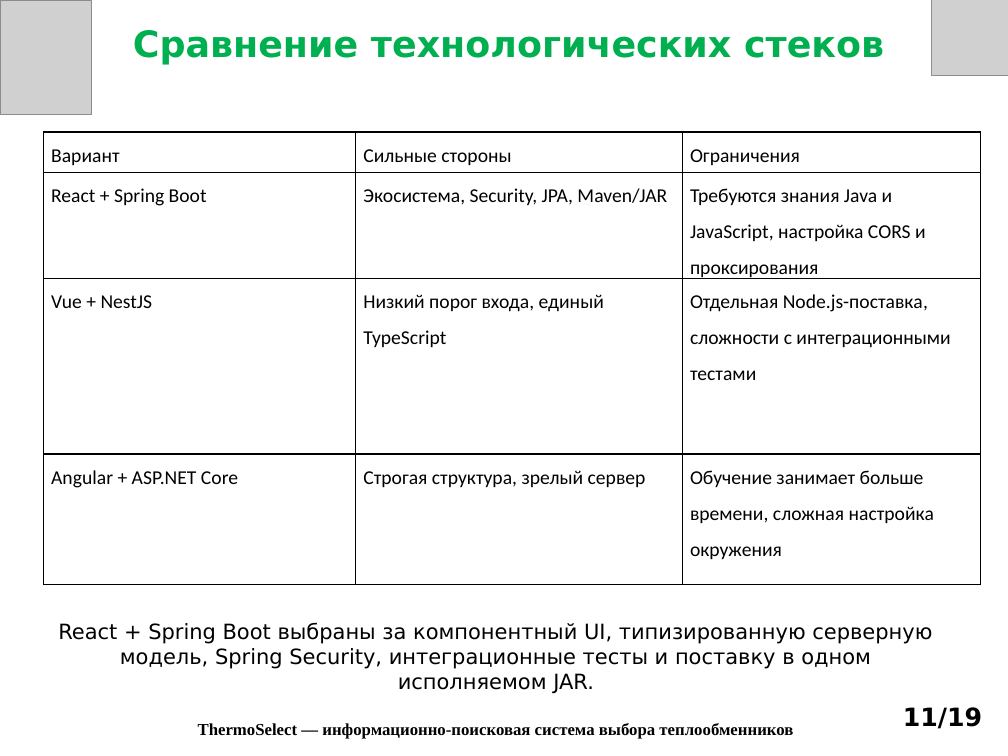
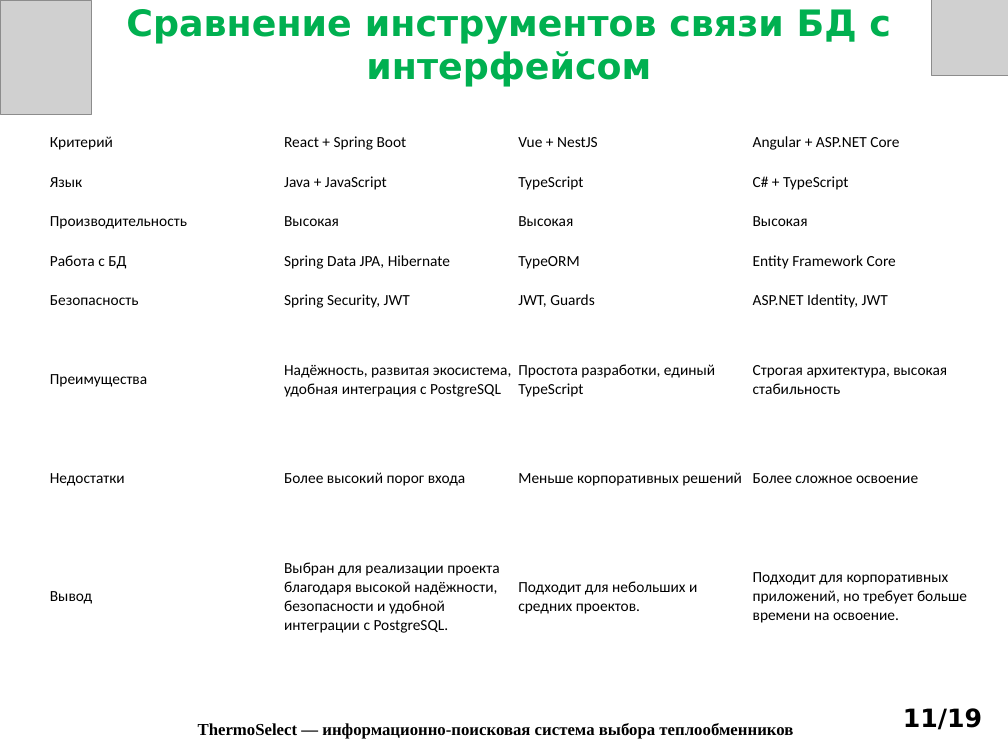
Before and after one commit to Bruh9797/Practice, a slide deck: slide 11 of Презентация_к_защите_ThermoSelect.pptx. Drawn at 1008x756 pixels with LibreOffice and Linux fonts; fonts in the diff are those of the drawing; grey boxes stand for pictures. Boxes give left, top, right and bottom in pixels: in the first picture for what was removed or moved away, otherwise in the second. Text is boxed around its words. In the diff, an @@ line names an element or a change of style, - is before the commit and + after.

```diff
--- a/Презентация_к_защите_ThermoSelect.pptx
+++ b/Презентация_к_защите_ThermoSelect.pptx
@@ text at (126,9,891,87): text changed @@
-Сравнение технологических стеков
+Сравнение инструментов связи БД с интерфейсом
@@ table removed at (43,132,980,564), 4 rows, 3 columns @@
-Вариант | Сильные стороны | Ограничения
-React + Spring Boot | Экосистема, Security, JPA, Maven/JAR | Требуются знания Java и JavaScript, настройка CORS и проксирования
-Vue + NestJS | Низкий порог входа, единый TypeScript | Отдельная Node.js-поставка, сложности с интеграционными тестами
-Angular + ASP.NET Core | Строгая структура, зрелый сервер | Обучение занимает больше времени, сложная настройка окружения
@@ table added at (49,123,985,675), 8 rows, 4 columns @@
+Критерий | React + Spring Boot | Vue + NestJS | Angular + ASP.NET Core
+Язык | Java + JavaScript | TypeScript | C# + TypeScript
+Производительность | Высокая | Высокая | Высокая
+Работа с БД | Spring Data JPA, Hibernate | TypeORM | Entity Framework Core
+Безопасность | Spring Security, JWT | JWT, Guards | ASP.NET Identity, JWT
+Преимущества | Надёжность, развитая экосистема, удобная интеграция с PostgreSQL | Простота разработки, единый TypeScript | Строгая архитектура, высокая стабильность
+Недостатки | Более высокий порог входа | Меньше корпоративных решений | Более сложное освоение
+Вывод | Выбран для реализации проекта благодаря высокой надёжности, безопасности и удобной интеграции с PostgreSQL. | Подходит для небольших и средних проектов. | Подходит для корпоративных приложений, но требует больше времени на освоение.
@@ title removed at (58,622,932,694) @@
-React + Spring Boot выбраны за компонентный UI, типизированную серверную модель, Spring Security, интеграционные тесты и поставку в одном исполняемом JAR.
```
Also in this commit, not shown: 16 other slides changed.
